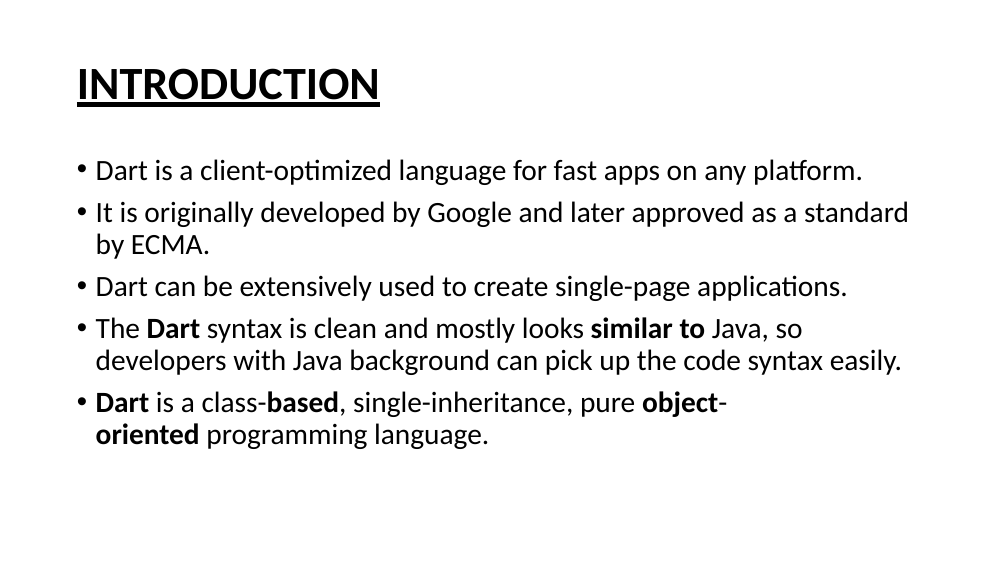
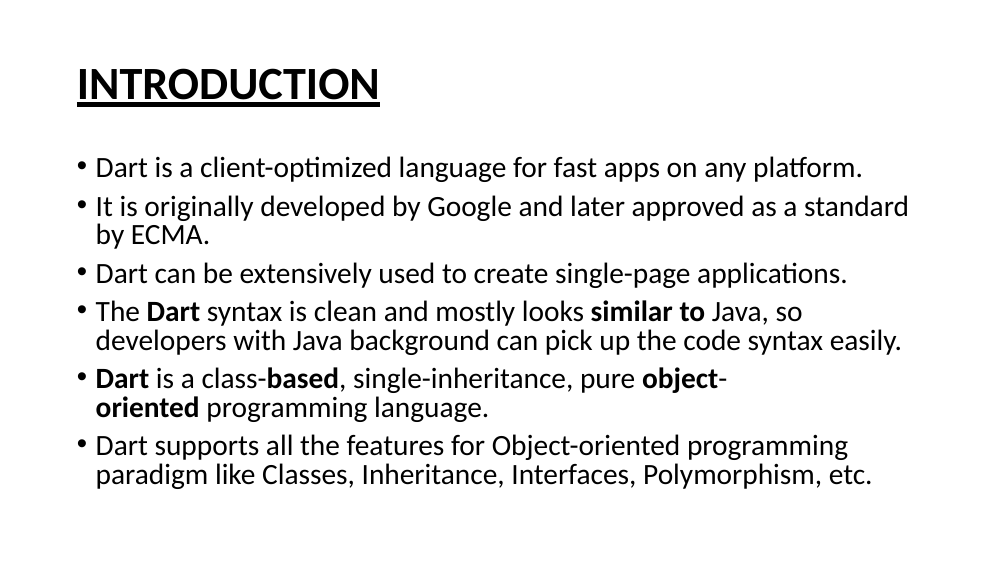
Before and after one commit to Anjy123/Flutter, a slide deck: slide 2 of DART.pptx. Drawn at 1008x567 pixels with LibreOffice and Linux fonts; fonts in the diff are those of the drawing. Boxes give left, top, right and bottom in pixels: in the first picture for what was removed or moved away, otherwise in the second. Text is boxed around its words. In the diff, an @@ line names an element or a change of style, - is before the commit and + after.

```diff
--- a/DART.pptx
+++ b/DART.pptx
@@ text at bbox=[96, 156, 909, 422]: line spacing 0.9 to 0.8 @@
@@ text at bbox=[96, 434, 873, 489]: paragraph added @@
+• Dart supports all the features for Object-oriented programming paradigm like Classes, Inheritance, Interfaces, Polymorphism, etc.
```
Also in this commit, not shown: 6 slides added.
